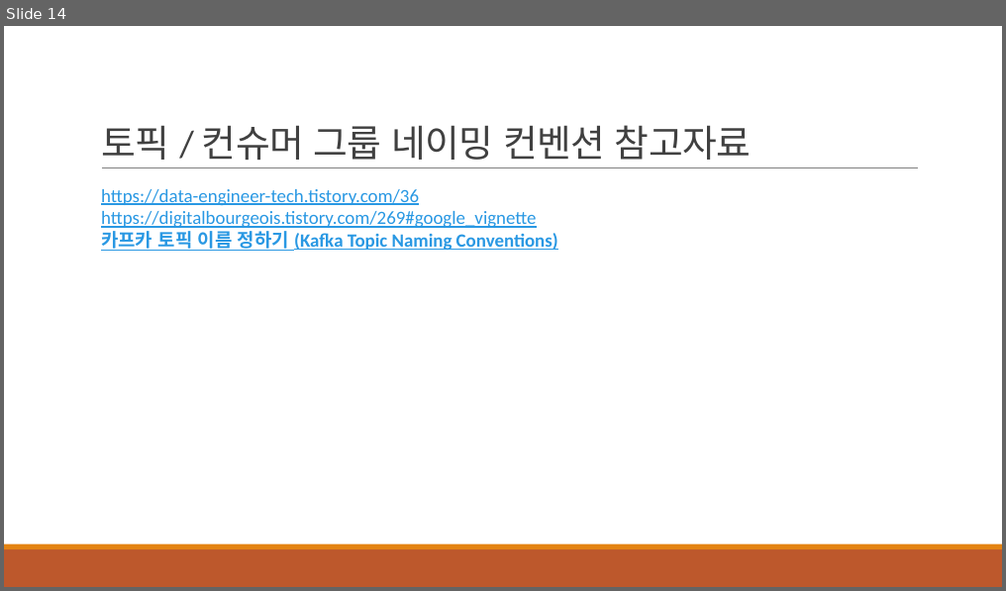
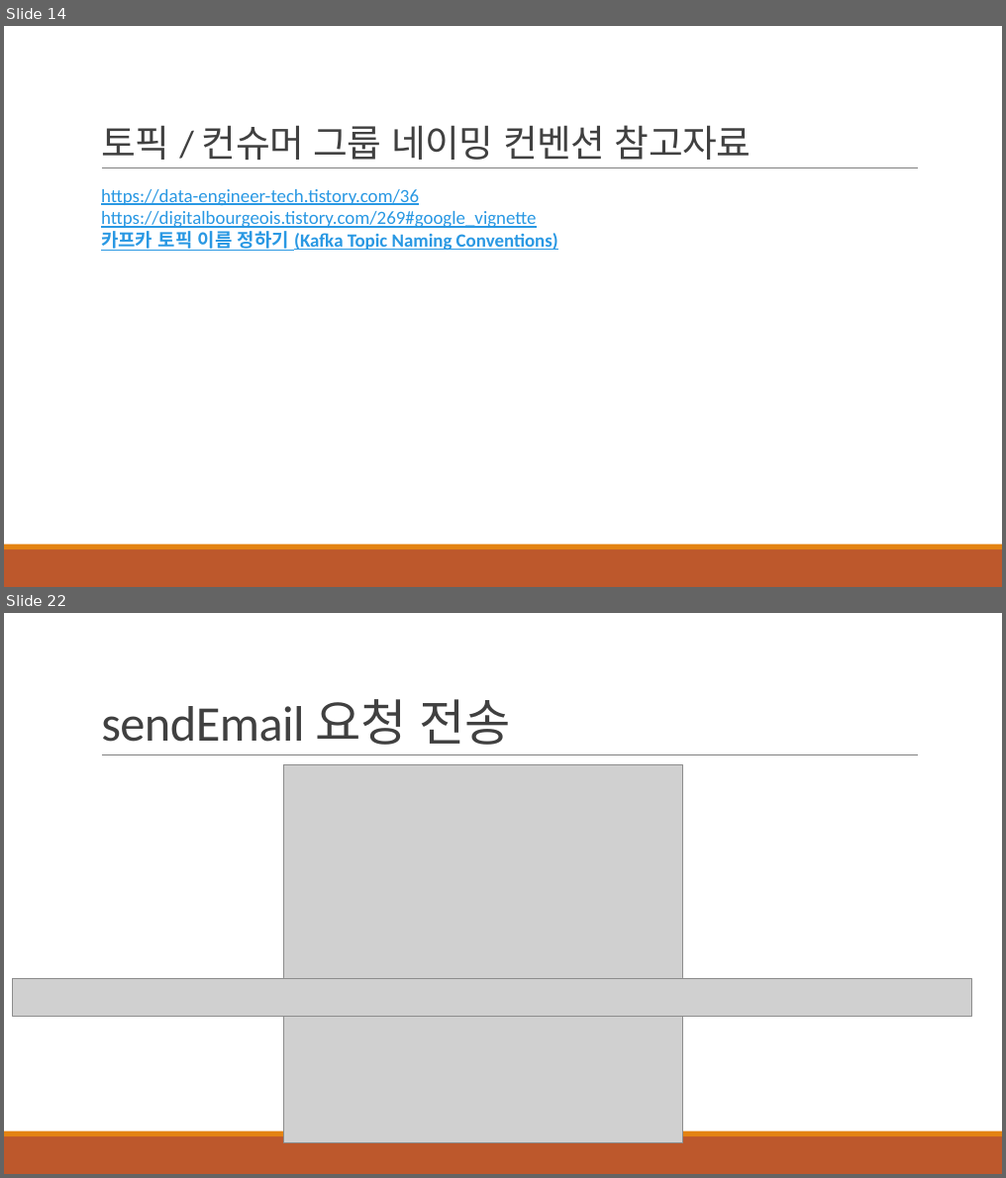
Before and after one commit to khb3025/kafka, a slide deck: ppt/2.Kafka 기본 개념.pptx. Shown one above the other, each under a label of ours: slide 14 before the commit, slides 14 and 22 after it; the slides between them are not shown. The pictures are 1006x591 and 1006x1178 pixels, drawn with LibreOffice and Linux fonts; fonts in the diff are those of the drawing; grey boxes stand for pictures. Boxes give left, top, right and bottom in pixels: in the first picture for what was removed or moved away, otherwise in the second. Text is boxed around its words. In the diff, an @@ line names an element or a change of style, - is before the commit and + after.

Commit message:
feat: SpringBoot(Producer) EmailSend 요청으로 카프카에 메세지 저장하기

```diff
--- a/ppt/2.Kafka 기본 개념.pptx
+++ b/ppt/2.Kafka 기본 개념.pptx
@@ slide 22 added at [4, 613, 1002, 1174], background #FFFFFF; not listed: 3 template elements that a slide beside it also shows @@
@@ title added at [101, 699, 511, 745], 48 pt, text #404040 @@
+sendEmail 요청 전송
@@ picture added at [284, 765, 683, 1144] @@
@@ picture added at [12, 978, 972, 1017] @@
```
Also in this commit, not shown: 7 other slides added, 17 other files.
